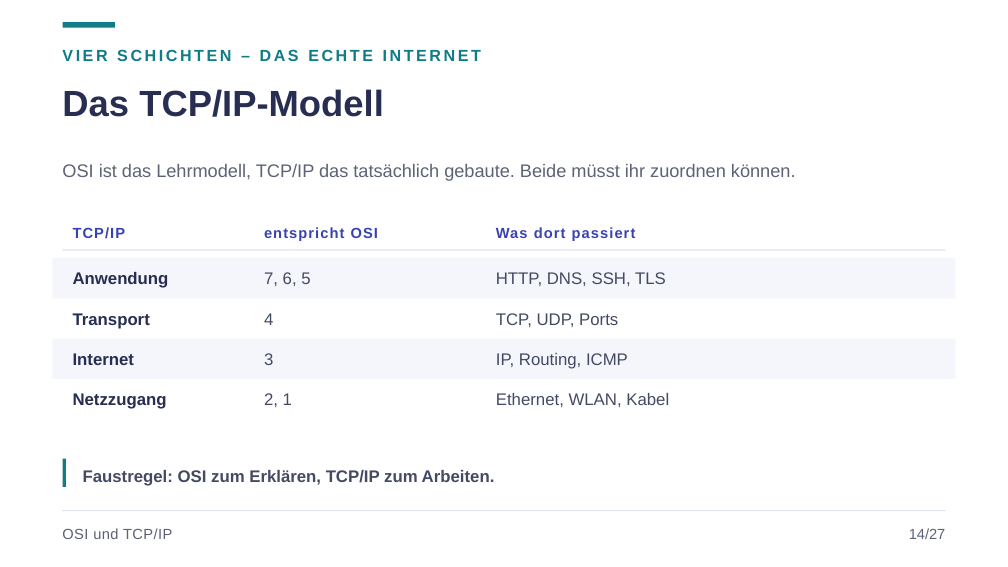
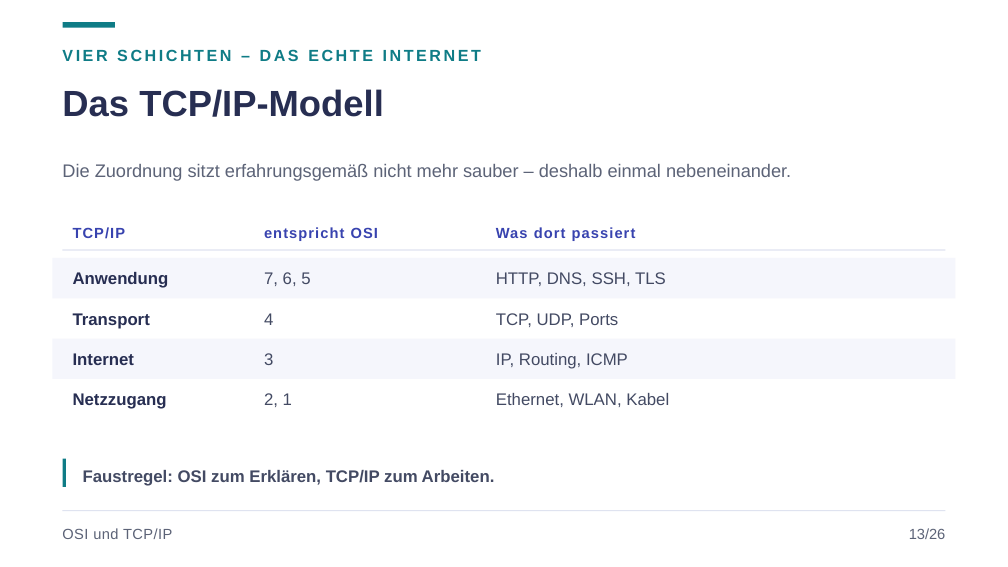
Before and after one commit to JacobMenge/kurs-unterlagen, a slide deck: slide 17 of folien/dist/01-netzwerke-grundlagen.pptx (slide 18 before the commit). Drawn at 1008x567 pixels with LibreOffice and Linux fonts; fonts in the diff are those of the drawing. Boxes give left, top, right and bottom in pixels: in the first picture for what was removed or moved away, otherwise in the second. Text is boxed around its words. In the diff, an @@ line names an element or a change of style, - is before the commit and + after.

```diff
--- a/folien/dist/01-netzwerke-grundlagen.pptx
+++ b/folien/dist/01-netzwerke-grundlagen.pptx
@@ text at [62, 164, 791, 181]: text changed @@
-OSI ist das Lehrmodell, TCP/IP das tatsächlich gebaute. Beide müsst ihr zuordnen können.
+Die Zuordnung sitzt erfahrungsgemäß nicht mehr sauber – deshalb einmal nebeneinander.
@@ text at [909, 528, 946, 539]: text changed @@
-14/27
+13/26
```
Also in this commit, not shown: 24 other slides changed, 3 slides added, 4 slides removed, 2 other files.
